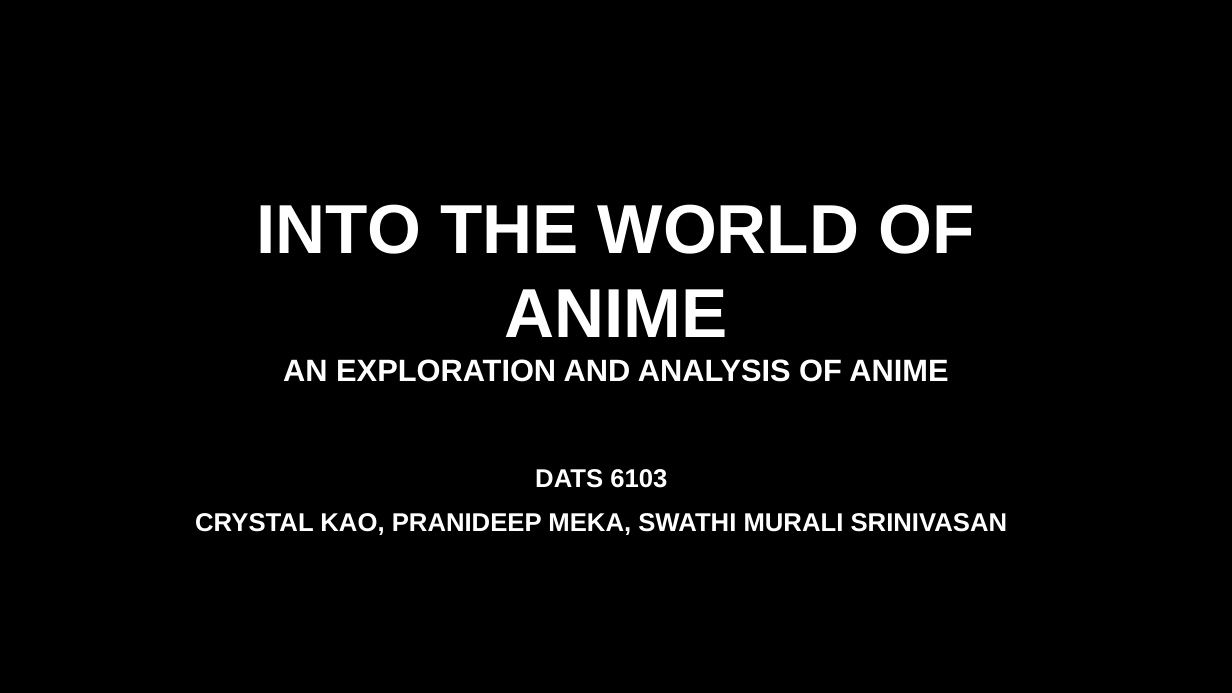
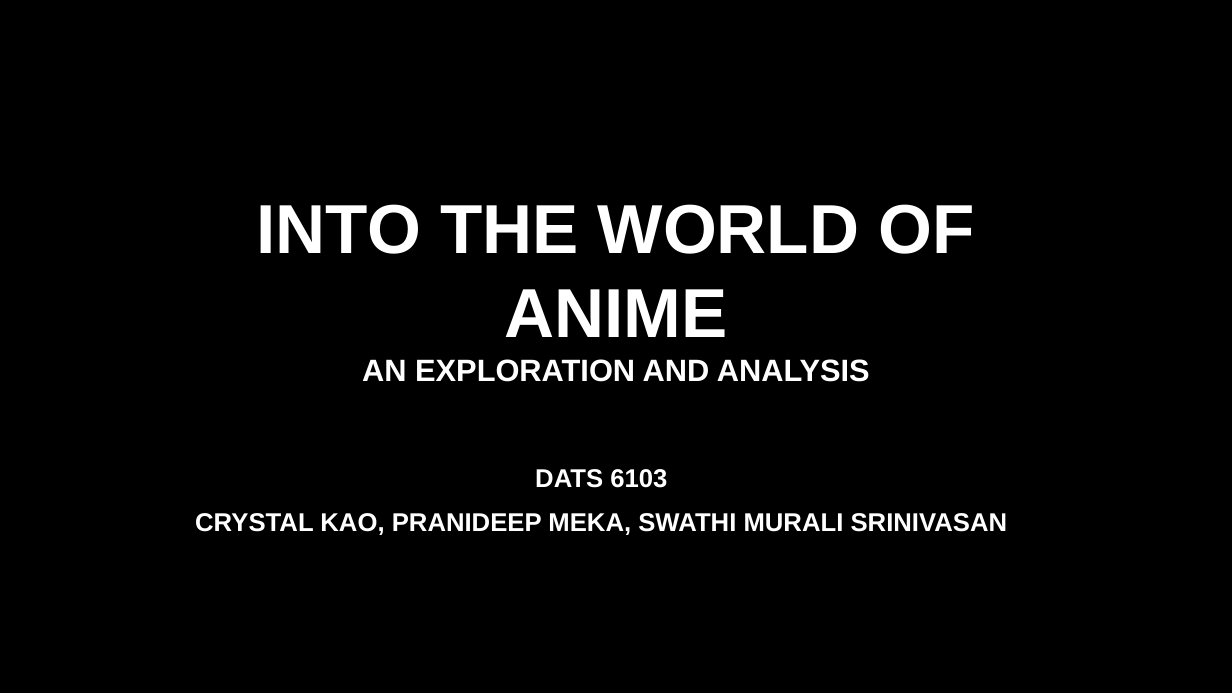
Before and after one commit to SwathiMurali/DATS-6103-T4, a slide deck: slide 1 of Anime_Presentation.pptx. Drawn at 1232x693 pixels with LibreOffice and Linux fonts; fonts in the diff are those of the drawing; background and template pictures are left out. Boxes give left, top, right and bottom in pixels: in the first picture for what was removed or moved away, otherwise in the second. Text is boxed around its words. In the diff, an @@ line names an element or a change of style, - is before the commit and + after.

Commit message:
Updated anime presentation

```diff
--- a/Anime_Presentation.pptx
+++ b/Anime_Presentation.pptx
@@ title at bbox=[257, 204, 974, 382]: text changed @@
-INTO THE WORLD OF ANIME
-AN EXPLORATION AND ANALYSIS OF ANIME
+INTO THE WORLD OF ANIME
+AN EXPLORATION AND ANALYSIS
```
Also in this commit, not shown: 25 slides added, 1 slide removed.
